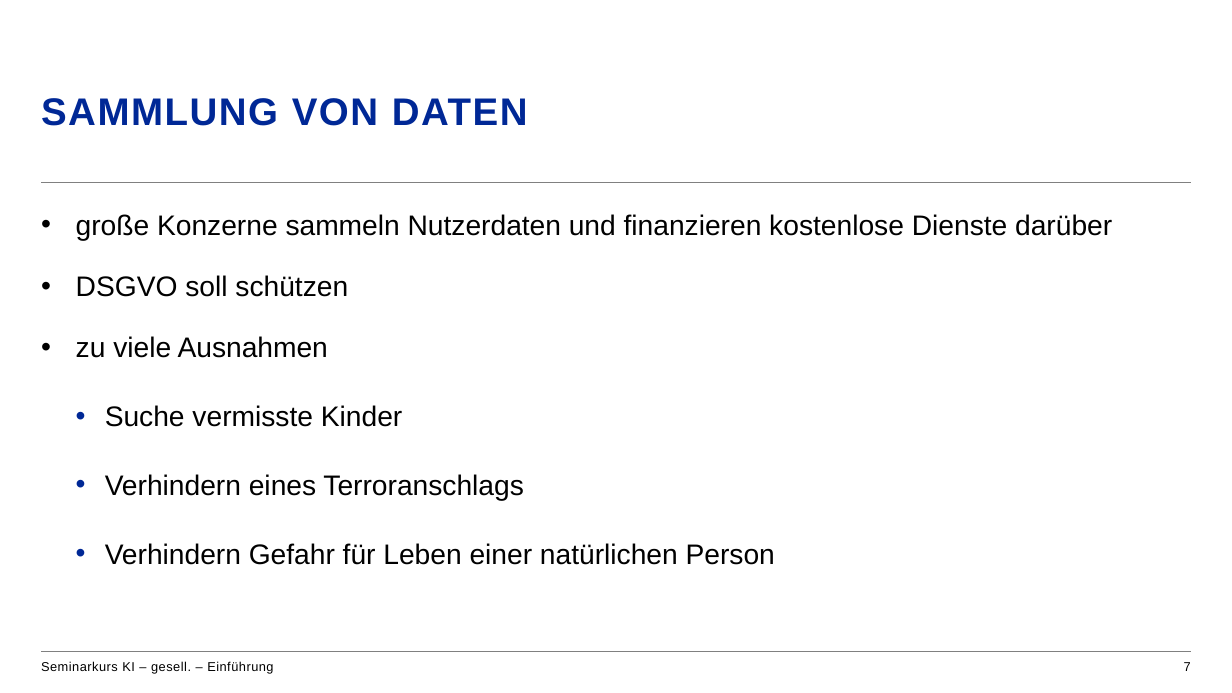
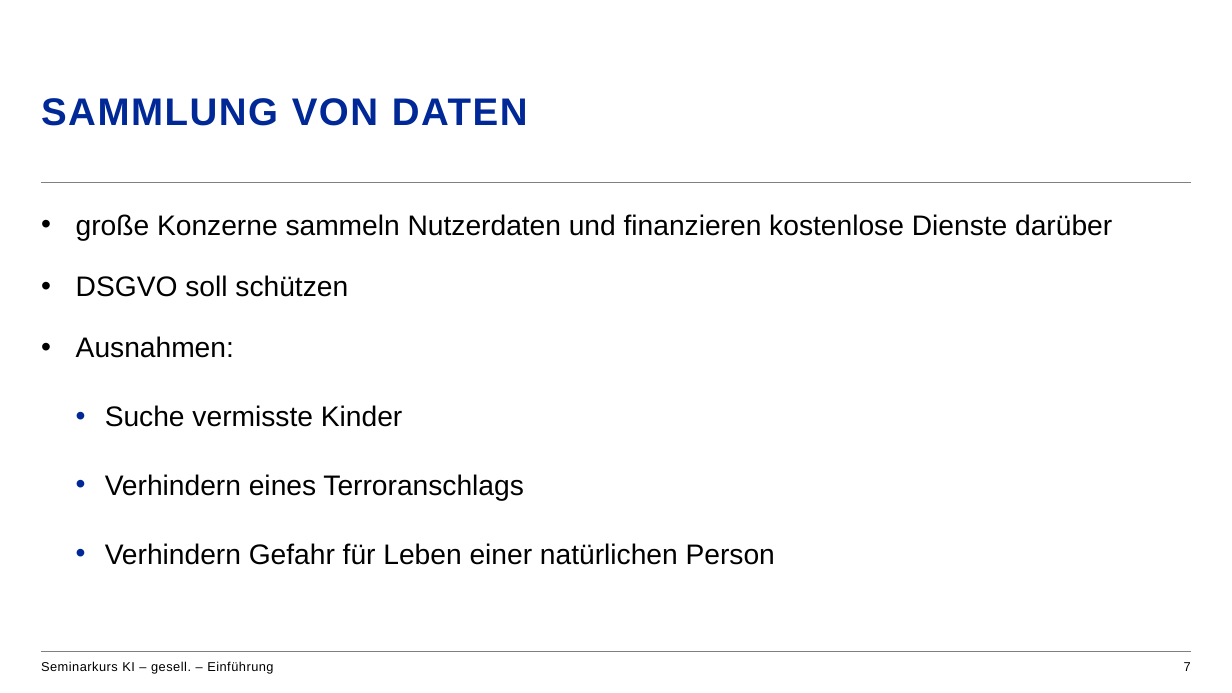
Before and after one commit to PascalGraf95/proj-seminarkurs, a slide deck: slide 7 of Folien/03 G - Einführung GW.pptx. Drawn at 1232x693 pixels with LibreOffice and Linux fonts; fonts in the diff are those of the drawing; background and template pictures are left out. Boxes give left, top, right and bottom in pixels: in the first picture for what was removed or moved away, otherwise in the second. Text is boxed around its words. In the diff, an @@ line names an element or a change of style, - is before the commit and + after.

Commit message:
folien update

```diff
--- a/Folien/03 G - Einführung GW.pptx
+++ b/Folien/03 G - Einführung GW.pptx
@@ text at bbox=[76, 336, 234, 358]: text changed @@
-• zu viele Ausnahmen
+• Ausnahmen:
```
